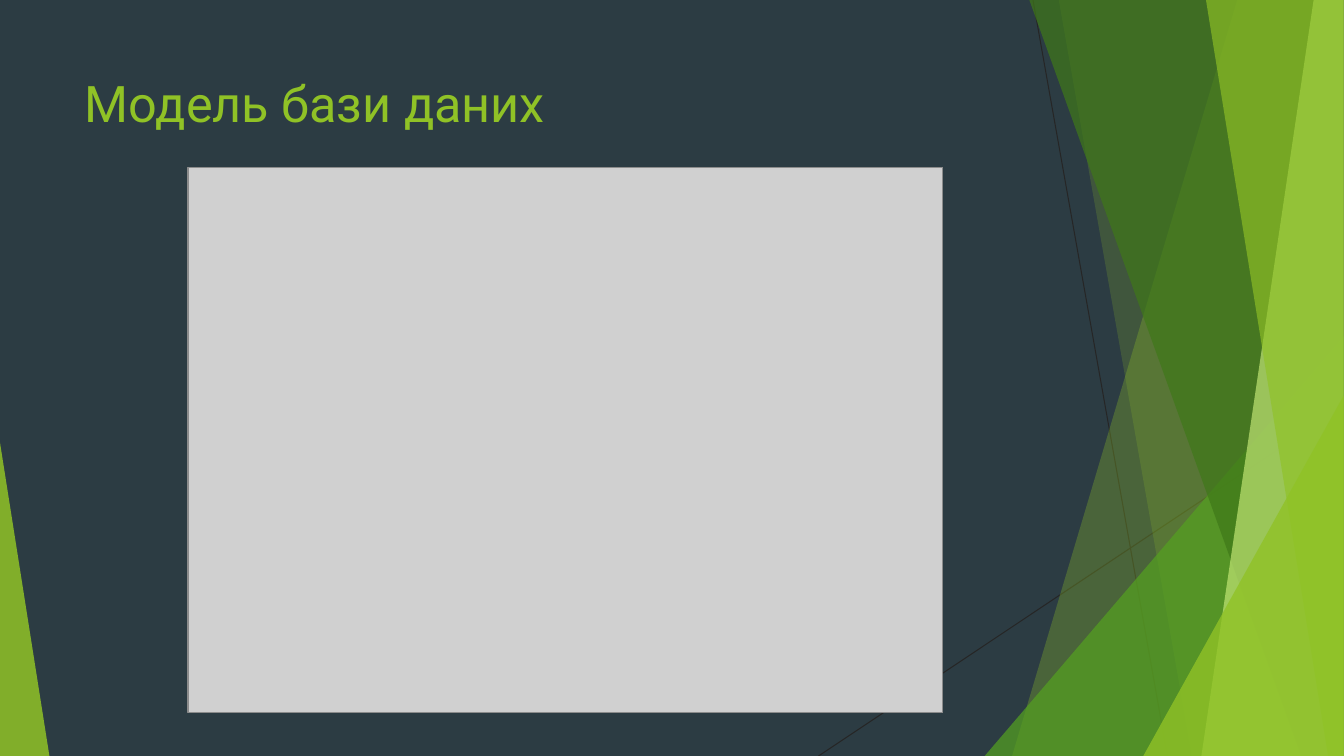
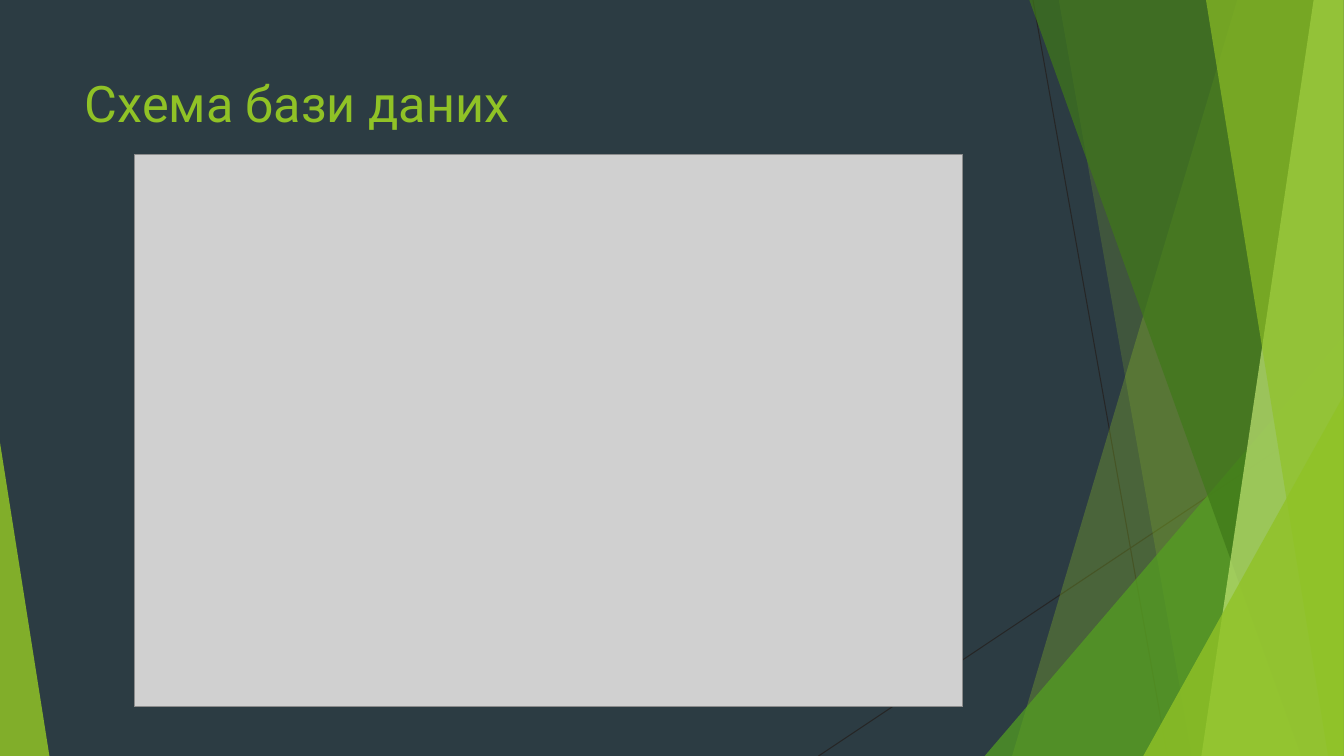
Before and after one commit to Denscorov/diplom, a slide deck: slide 7 of Doc/Мобільний додаток для тестування знань студентів з дисципліни.pptx. Drawn at 1344x756 pixels with LibreOffice and Linux fonts; fonts in the diff are those of the drawing; grey boxes stand for pictures. Boxes give left, top, right and bottom in pixels: in the first picture for what was removed or moved away, otherwise in the second. Text is boxed around its words. In the diff, an @@ line names an element or a change of style, - is before the commit and + after.

```diff
--- a/Doc/Мобільний додаток для тестування знань студентів з дисципліни.pptx
+++ b/Doc/Мобільний додаток для тестування знань студентів з дисципліни.pptx
@@ title at (85,84,509,130): text changed @@
-Модель бази даних
+Схема бази даних
@@ picture: place and size @@
-picture at (189,167,944,713)
+picture at (134,154,963,707)
```
Also in this commit, not shown: 6 other slides changed, 9 other files.
